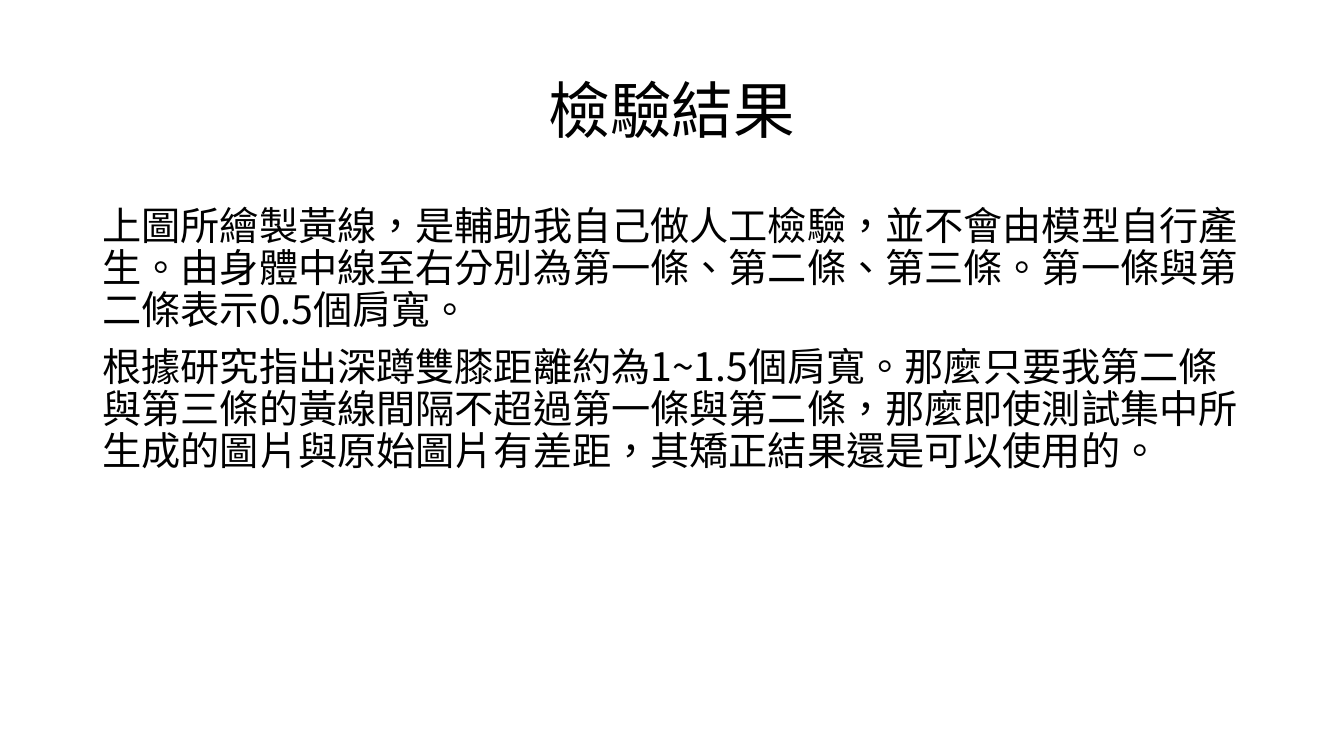
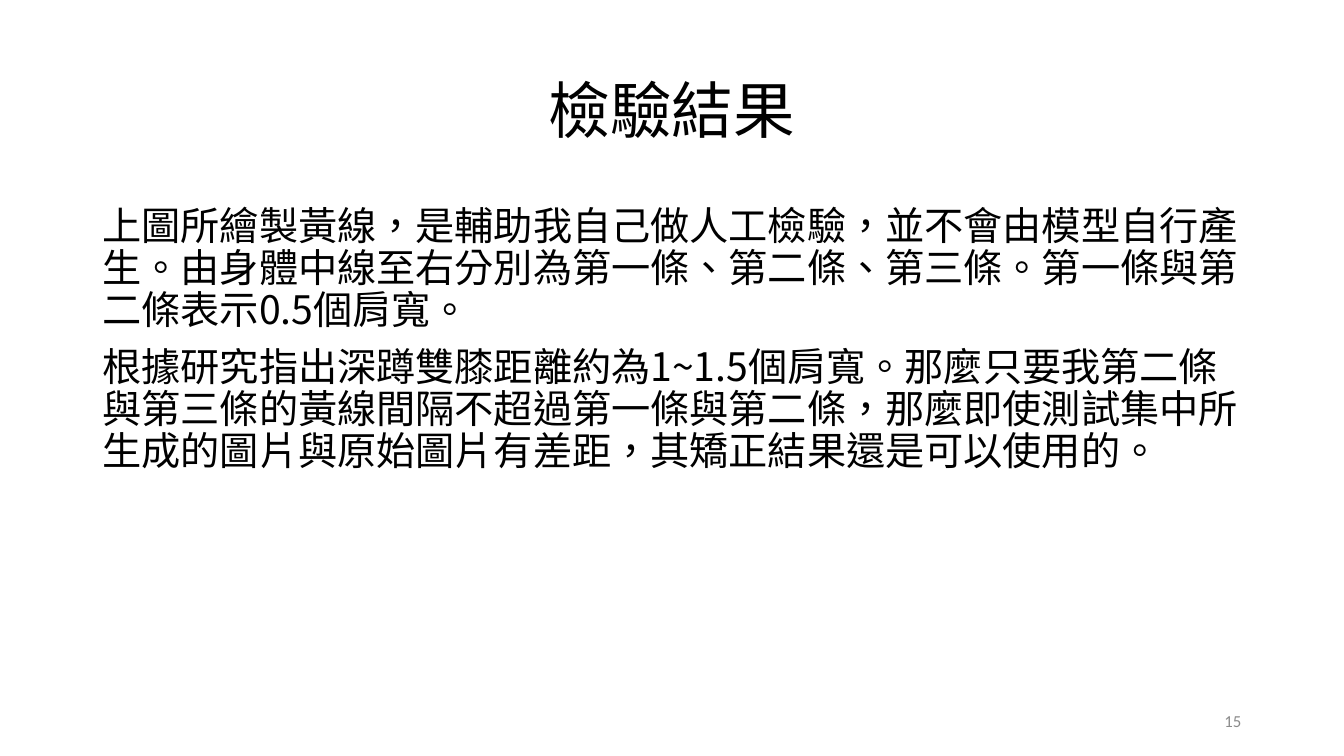
Before and after one commit to mizulun/seatpose-system, a slide deck: slide 15 of week6進度報告.pptx. Drawn at 1344x756 pixels with LibreOffice and Linux fonts; fonts in the diff are those of the drawing. Boxes give left, top, right and bottom in pixels: in the first picture for what was removed or moved away, otherwise in the second. Text is boxed around its words. In the diff, an @@ line names an element or a change of style, - is before the commit and + after.

```diff
--- a/week6進度報告.pptx
+++ b/week6進度報告.pptx
@@ page number added at [1224,716,1241,727], 12 pt, text #8C8C8C @@
+15
```
Also in this commit, not shown: 15 other slides changed.
